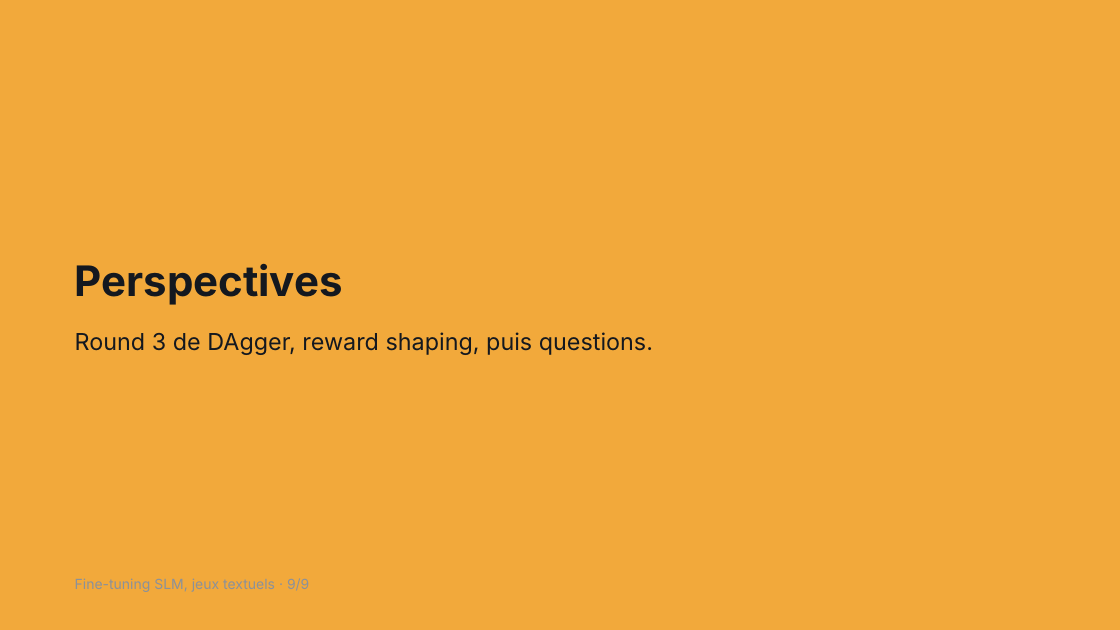
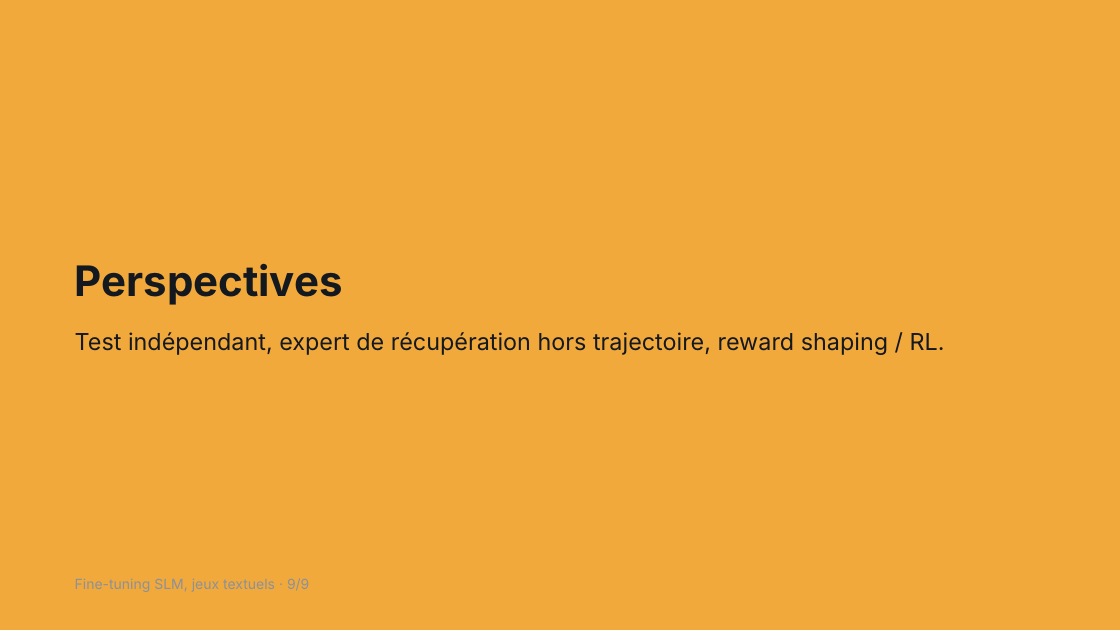
Before and after one commit to TheJollyCrabTheorist/text-game-agent-SLM, a slide deck: slide 9 of report/presentation.pptx. Drawn at 1120x630 pixels with LibreOffice and Linux fonts; fonts in the diff are those of the drawing. Boxes give left, top, right and bottom in pixels: in the first picture for what was removed or moved away, otherwise in the second. Text is boxed around its words. In the diff, an @@ line names an element or a change of style, - is before the commit and + after.

Commit message:
feat: add data integrity checks and score delta rewards

```diff
--- a/report/presentation.pptx
+++ b/report/presentation.pptx
@@ text at (75, 332, 945, 355): text changed @@
-Round 3 de DAgger, reward shaping, puis questions.
+Test indépendant, expert de récupération hors trajectoire, reward shaping / RL.
```
Also in this commit, not shown: 7 other slides changed, 22 other files.
